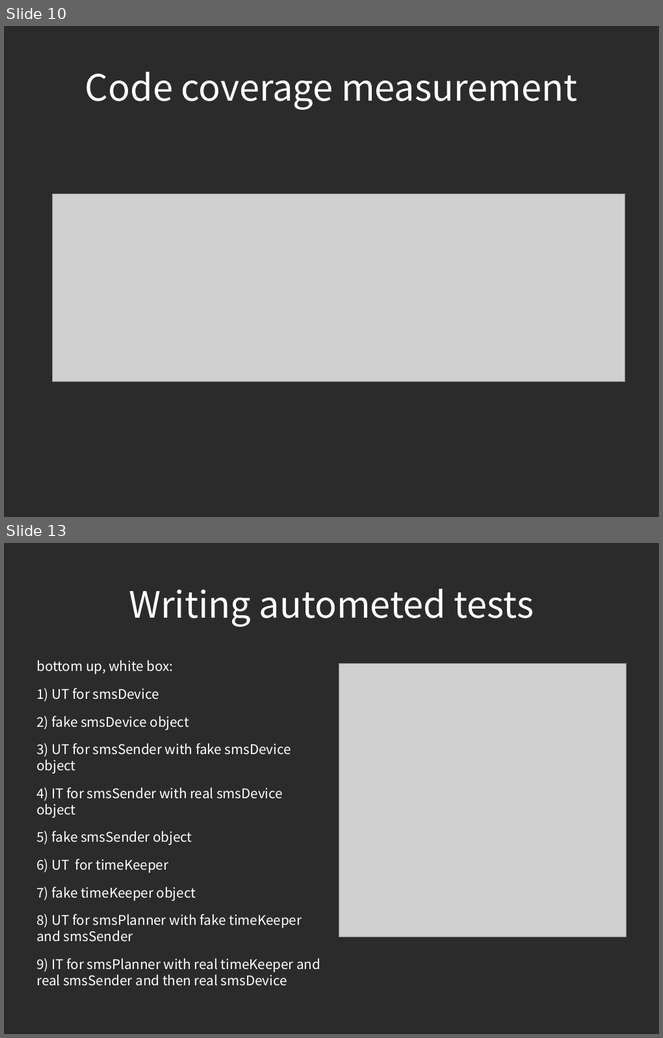
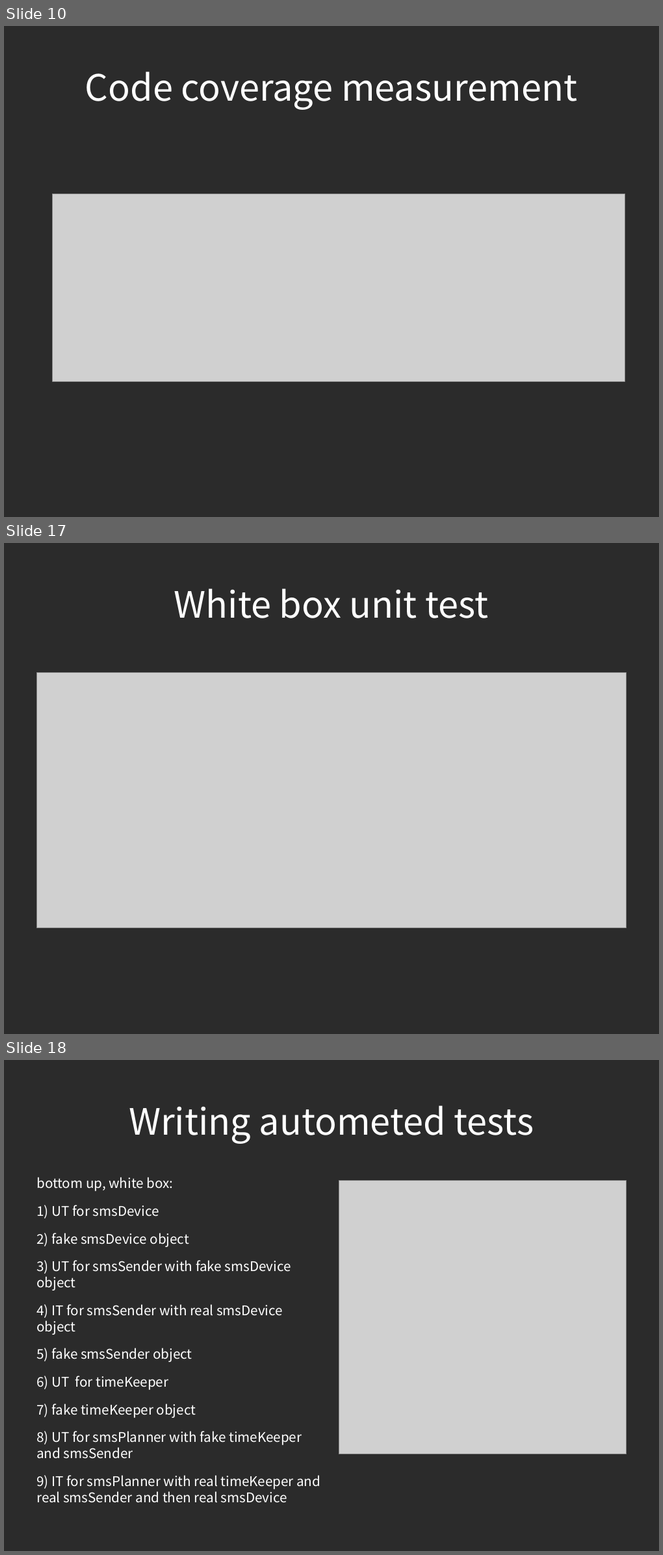
Before and after one commit to piotrek24061988/AutomaticTesting, a slide deck: module1/doc/AutomatedTesting.odp. Shown one above the other, each under a label of ours: slides 10 and 13 before the commit, slides 10, 17 and 18 after it; the slides between them are not shown. The pictures are 663x1038 and 663x1555 pixels, drawn with LibreOffice and Linux fonts; fonts in the diff are those of the drawing; grey boxes stand for pictures; background and template pictures are left out; a plain dark background stands for a picture behind light text. Boxes give left, top, right and bottom in pixels: in the first picture for what was removed or moved away, otherwise in the second. Text is boxed around its words. In the diff, an @@ line names an element or a change of style, - is before the commit and + after.

Commit message:
presentation update black box / white box / ut / it

```diff
--- a/module1/doc/AutomatedTesting.odp
+++ b/module1/doc/AutomatedTesting.odp
@@ slide 17 added at (4,543,659,1034), background picture (left out) @@
@@ title added at (174,589,488,618), 44 pt, text #FFFFFF @@
+White box unit test
@@ picture added at (36,672,627,928) @@
@@ what was slide 13 is now slide 18 @@
```
Also in this commit, not shown: 2 slides changed, 5 other slides added.
